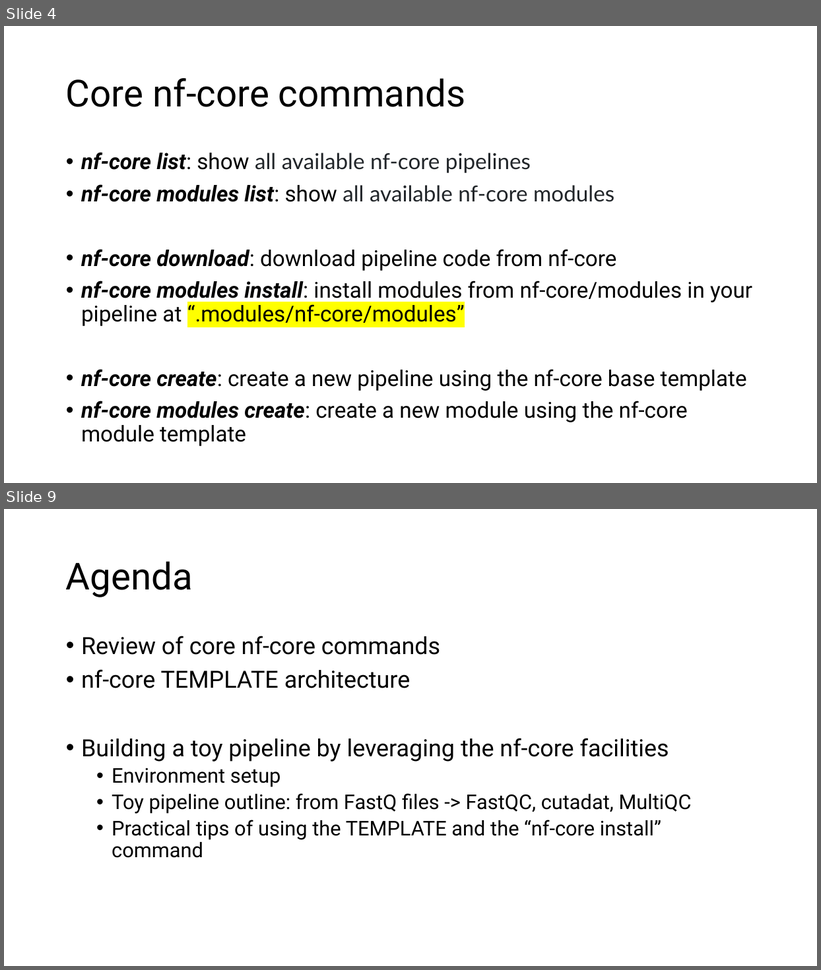
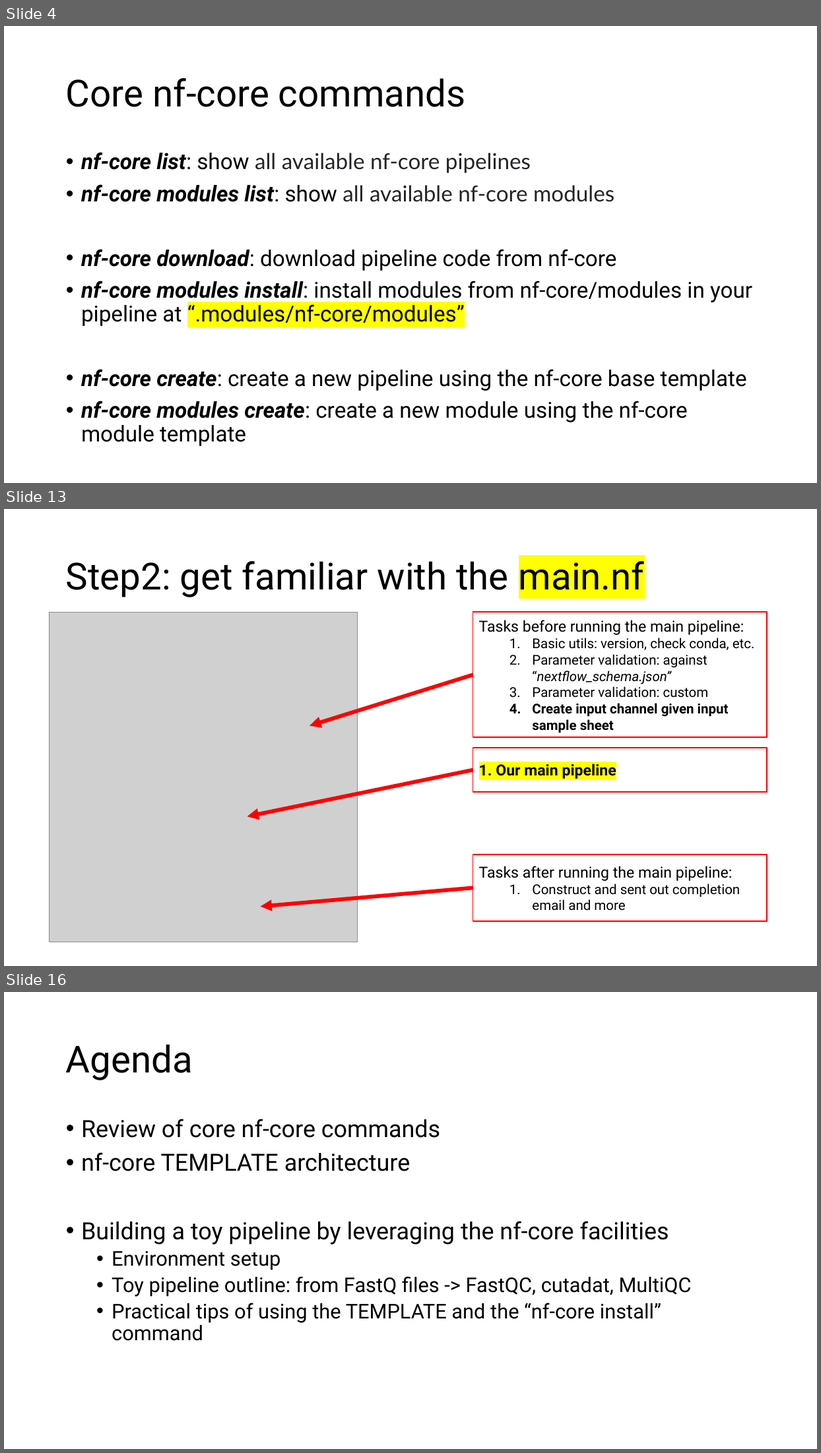
Before and after one commit to hukai916/nextflow_learn, a slide deck: nfcore_template.pptx. Shown one above the other, each under a label of ours: slides 4 and 9 before the commit, slides 4, 13 and 16 after it; the slides between them are not shown. The pictures are 821x970 and 821x1453 pixels, drawn with LibreOffice and Linux fonts; fonts in the diff are those of the drawing; grey boxes stand for pictures. Boxes give left, top, right and bottom in pixels: in the first picture for what was removed or moved away, otherwise in the second. Text is boxed around its words. In the diff, an @@ line names an element or a change of style, - is before the commit and + after.

```diff
--- a/nfcore_template.pptx
+++ b/nfcore_template.pptx
@@ slide 13 added at <box>4,509,817,966</box>, background #FFFFFF @@
@@ title added at <box>66,561,645,597</box>, 44 pt, text #000000 @@
+Step2: get familiar with the main.nf
@@ picture added at <box>49,612,358,942</box> @@
@@ rectangle added at <box>473,612,767,738</box>, fill #FFFFFF, outline #FF0000 1.5 pt, 16 pt, text #000000 @@
+Tasks before running the main pipeline:
+  1. Basic utils: version, check conda, etc.
+  2. Parameter validation: against “nextflow_schema.json”
+  3. Parameter validation: custom
+  4. Create input channel given input sample sheet
@@ arrow added from (473, 675) to (310, 726), #FF0000 4.5 pt @@
@@ rectangle added at <box>473,748,767,793</box>, fill #FFFFFF, outline #FF0000 1.5 pt, 18 pt, text #000000, bold @@
+1. Our main pipeline
@@ arrow added from (473, 770) to (248, 817), #FF0000 4.5 pt @@
@@ rectangle added at <box>473,855,767,921</box>, fill #FFFFFF, outline #FF0000 1.5 pt, 16 pt, text #000000 @@
+Tasks after running the main pipeline:
+  1. Construct and sent out completion email and more
@@ arrow added from (473, 889) to (260, 907), #FF0000 4.5 pt @@
@@ what was slide 9 is now slide 16 @@
```
Also in this commit, not shown: 6 slides changed, 6 other slides added, 4 other files.
